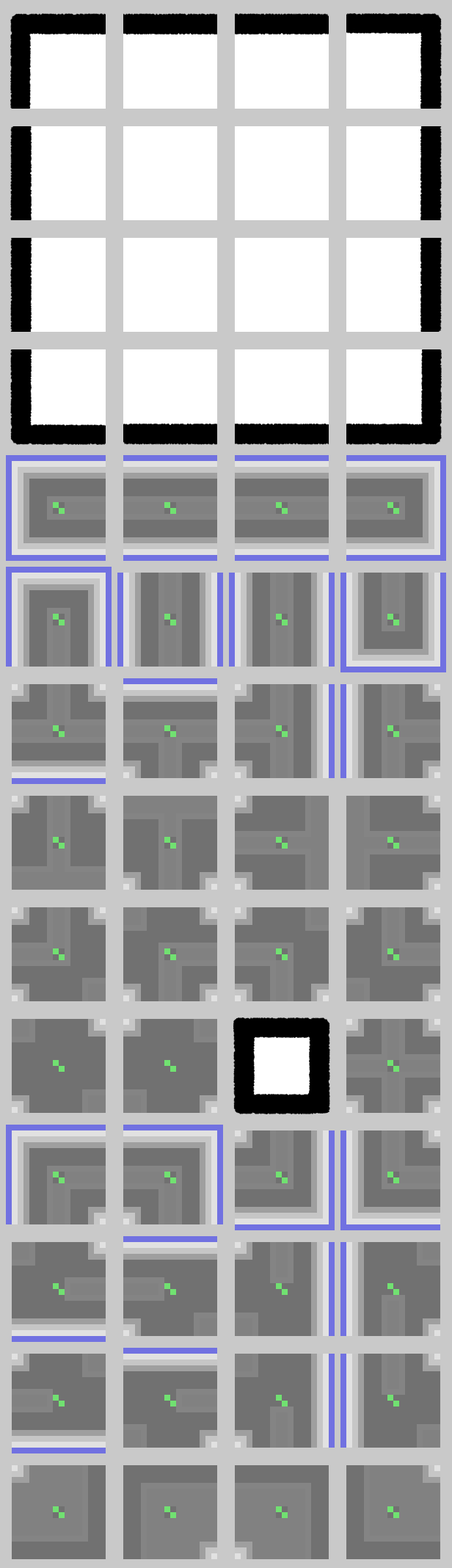
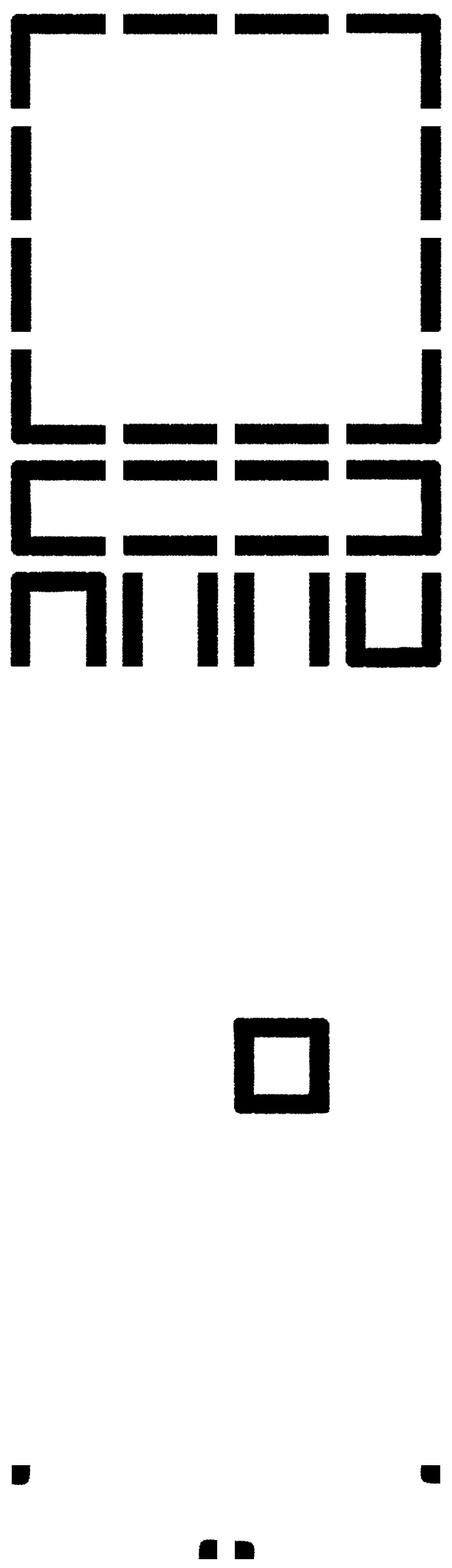
Layered file, before and after one edit (452px x 1568px). Changes by layer:
painted on "Paint Layer 4" (1st of 4, in "Group 3") over [187, 939, 376, 1175]
added layer "Paint Layer 4" (2nd of 4, in "Group 3") in group "Group 3" over [0, 422, 452, 799]
added layer "Paint Layer 4" (3rd of 4, in "Group 3") in group "Group 3" over [0, 1409, 452, 1568]
painted on "Paint Layer 4" (4th of 4, in "Group 3") over [0, 0, 452, 470]
hid group "Group 2" (3 layers), opacity 44% → 53% over [0, 0, 452, 1568]
painted on "Paint Layer 2 (pasted)" (3rd of 3, in "Group 2") over [0, 422, 452, 1568]